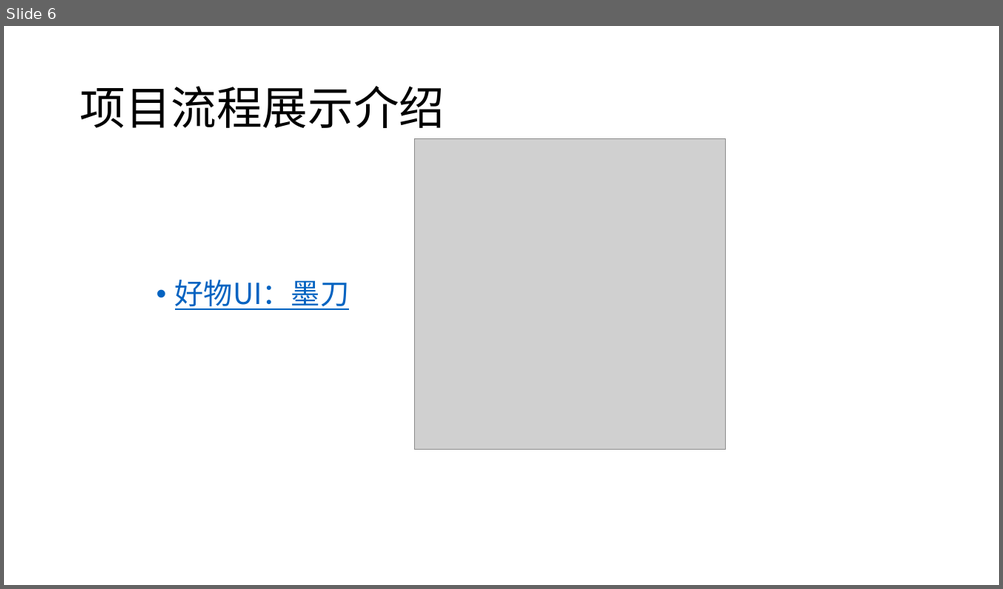
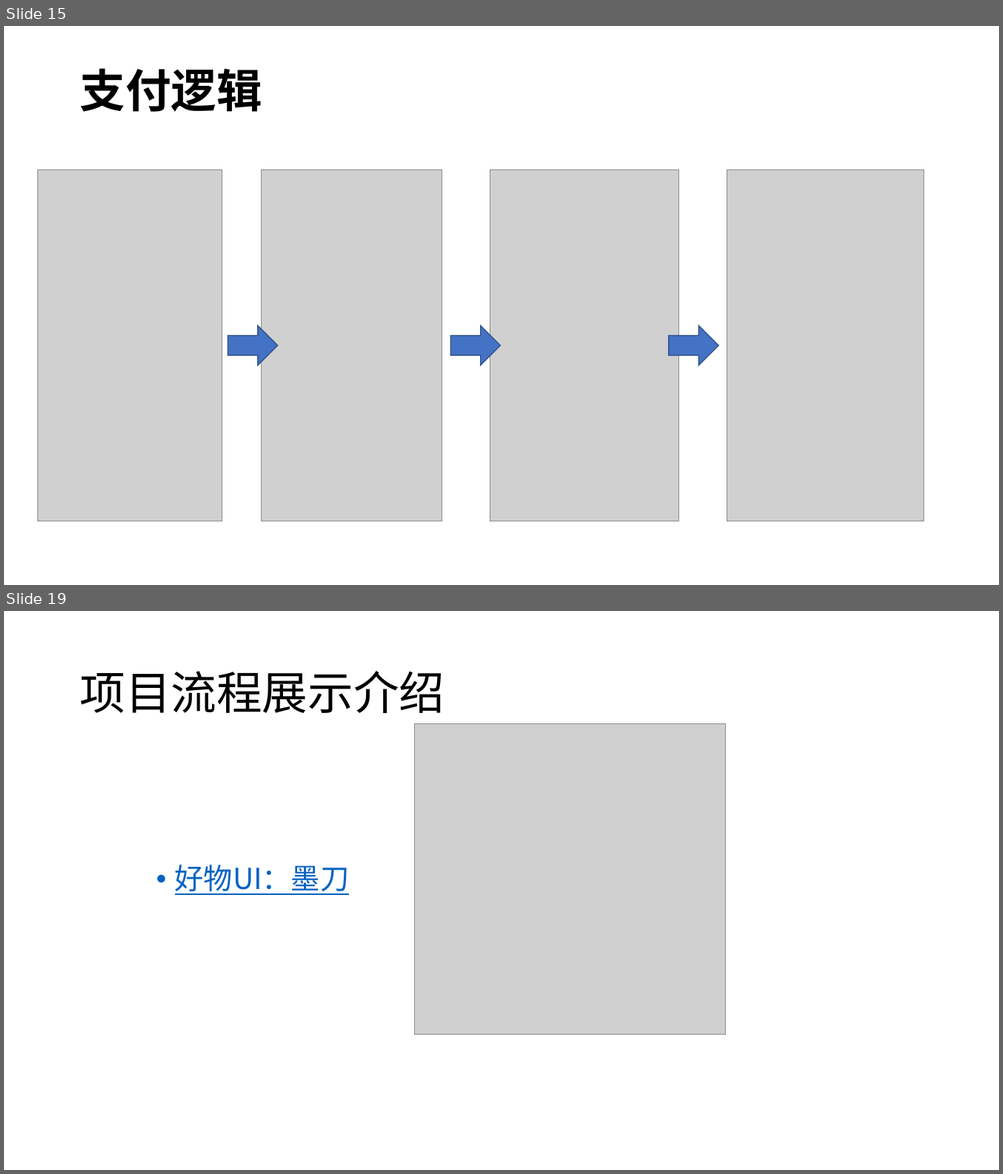
Before and after one commit to Android-Good-Goods/-, a slide deck: design/好物.pptx. Shown one above the other, each under a label of ours: slide 6 before the commit, slides 15 and 19 after it; the slides between them are not shown. The pictures are 1003x589 and 1003x1174 pixels, drawn with LibreOffice and Linux fonts; fonts in the diff are those of the drawing; grey boxes stand for pictures. Boxes give left, top, right and bottom in pixels: in the first picture for what was removed or moved away, otherwise in the second. Text is boxed around its words. In the diff, an @@ line names an element or a change of style, - is before the commit and + after.

```diff
--- a/design/好物.pptx
+++ b/design/好物.pptx
@@ slide 15 added at box(4, 26, 999, 585), background #FFFFFF @@
@@ title added at box(79, 68, 262, 112), 44 pt, text #000000, bold @@
+支付逻辑
@@ picture added at box(37, 170, 222, 522) @@
@@ picture added at box(262, 170, 442, 522) @@
@@ picture added at box(490, 170, 678, 522) @@
@@ picture added at box(727, 170, 924, 522) @@
@@ right arrow added at box(227, 326, 278, 366), fill #4472C4, outline #325491 1 pt @@
@@ right arrow added at box(450, 326, 500, 366), fill #4472C4, outline #325491 1 pt @@
@@ right arrow added at box(669, 326, 719, 366), fill #4472C4, outline #325491 1 pt @@
@@ what was slide 6 is now slide 19 @@
```
Also in this commit, not shown: 3 slides changed, 12 other slides added.
